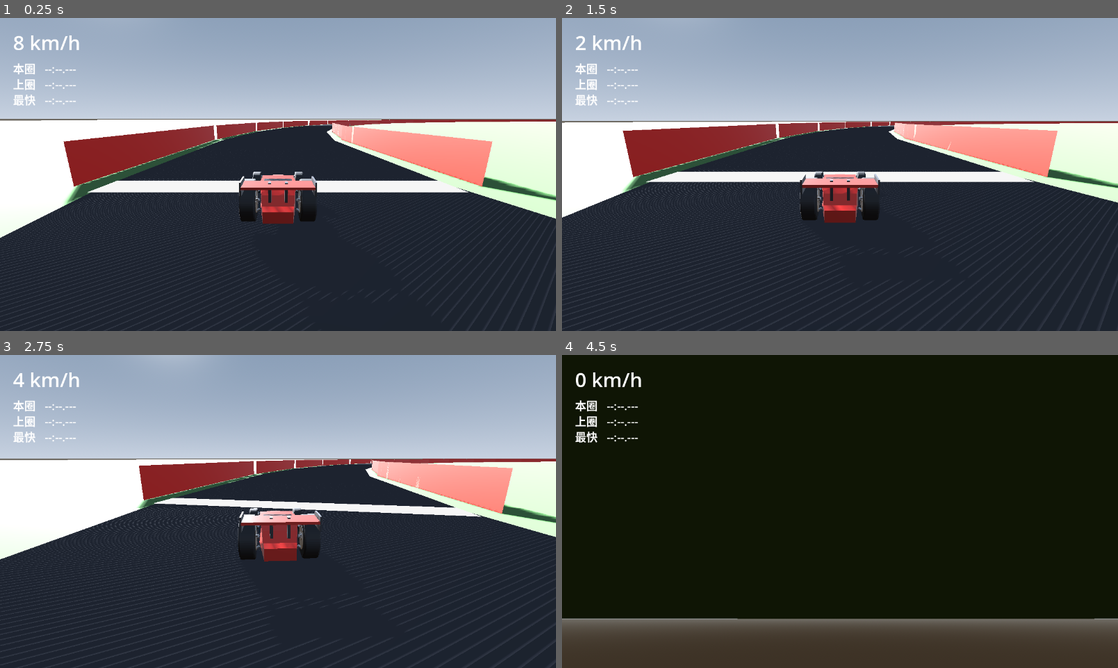
Above: before the commit, frames 1-4 (two rows, left to right).
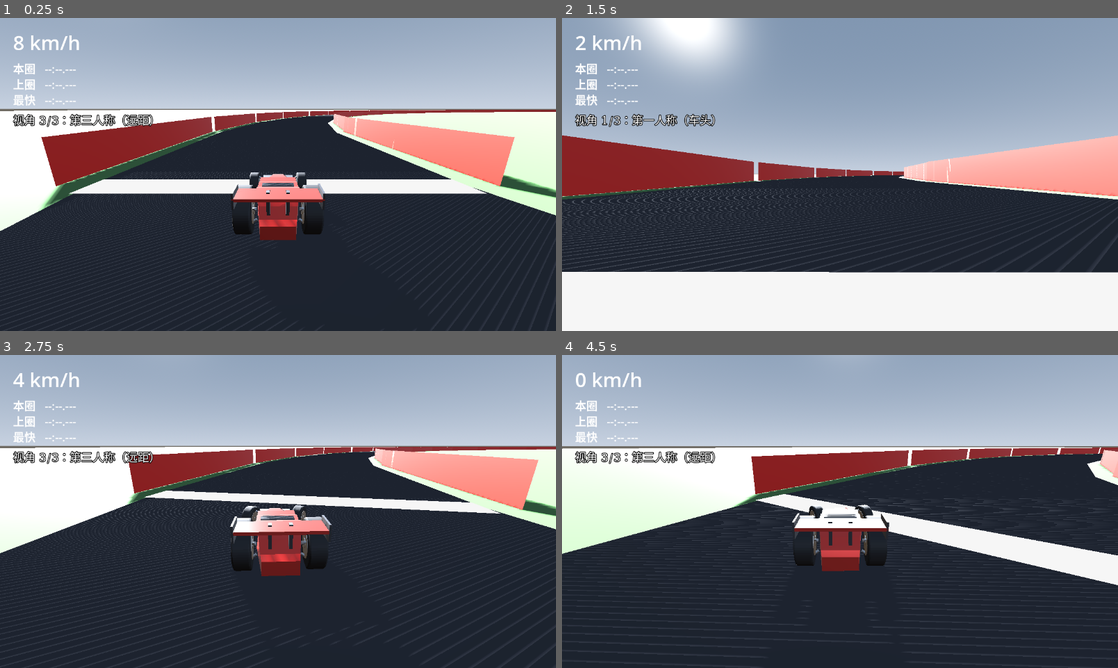
Above: after the commit, the same moments.

Repository: QieRong/godot-racer
Game: Godot game, scene res://scenes/main.tscn
The game is run twice, just before and just after one commit, with the same random seed, the same clock (stepped at 60 frames per second) and the same inputs.
Inputs (mouse positions are in pixels of both pictures, inside the frame that each line leads up to):
- Up to frame 1 (0.25 s): no input
- Up to frame 2 (1.5 s): move the mouse to (962, 158) at 0.52 s; hold D (steer_right) 0.53-1.28 s; hold V (camera_view, bound only after the commit) 0.53-1.28 s; move the mouse to (728, 190) at 1.27 s; hold S (brake_reverse) from 1.28 s (still down); right-click (728, 190) at 1.35 s
- Up to frame 3 (2.75 s): tap V (camera_view, bound only after the commit) at 1.55 s; move the mouse to (333, 442) at 2.02 s; release S (brake_reverse) at 2.03 s; hold D (steer_right) from 2.03 s (still down); hold V (camera_view, bound only after the commit) from 2.03 s (still down)
- Up to frame 4 (4.5 s): move the mouse to (812, 574) at 2.77 s; release D (steer_right) at 2.78 s; release V (camera_view, bound only after the commit) at 2.78 s; hold W (accelerate) 2.78-3.53 s; tap V (camera_view, bound only after the commit) at 2.85, 3.8, 4.35 s; move the mouse to (1006, 558) at 3.52 s; hold Right mouse button (camera_orbit) 3.53-4.28 s; hold A (steer_left) from 3.53 s (still down); tap R (reset) at 4.15 s; move the mouse to (673, 464) at 4.27 s

The runs differ from the first frame. In frame 1, 15% of the frame differs, in the area x 0-100%, y 28-100%; in frame 2, 58%; in frame 3, 15%; in frame 4, 99%, in the area x 0-100%, y 0-100%.

Commit message:
新增 V 键视角系统与车轮动画，并订正 README 过时描述
参考 KenneyNL/Starter-Kit-Racing 的做法（已克隆到工作区外的 _ref 供查阅）：
它的 effect_wheels() 同样是手动驱动车轮网格（wheel.rotation.x += acceleration），
证实了"VehicleWheel3D 只有物理没有视觉"这一点；相机部分它是简单的子节点跟随，
不如本项目现有的指数平滑，故只借车轮做法，不整包替换。

1) V 键循环切换视角（chase_camera.gd 重写）
   - 第一人称（车头）：刚性贴在本地 -Z 1.95 m 处。取 -1.95 而不是"车内"位置，
     是为了避开车身网格内壁——放进车里会看到车的面片。
     刚性跟随（不平滑），第一人称有拖影会晕；不做速度拉远。
   - 第二人称（近距）：车尾后方 2.8 m
   - 第三人称（远距）：车尾后方 5.2 m（原来是固定 6.0，起步时太远）
   切换时左上角显示 1.8 秒提示。提示条字体显式用 SystemFont：
   Godot 默认主题字体不含中文字形，直接用会显示成方框。
   project.godot 新增 camera_view 动作（V，physical_keycode=86）。

2) 车轮动画（vehicle.gd）
   VehicleWheel3D 只有物理、没有视觉，race_car.glb 里的 Tire_*/Rim_*/Hub_*
   是独立节点，必须手动驱动。
   关键点：模型是 90° 旋转过的，车体横向对应**模型 Z 轴**，所以自转轴取
   "模型 Z 轴在世界里的方向换算到网格本地坐标系"，直接按网格本地 X 转会变成
   车轮左右摇摆。自转角速度用"前进速度 / 轮半径"，比 get_rpm() 少一层符号不确定性。
   前轮叠加 steering 转向角。全部可关（spin_wheel_meshes）。

3) README 订正
   - 操作说明补上 V 键
   - 「脱困」一行已过时（上一提交改成了原地扶正），改为准确描述
   - 内容表新增「视角」一行

验证：godot --headless --path <工程> --quit 加载正常，无 SCRIPT ERROR，
输出 [车辆] 车轮视觉已绑定 4 个角 / [相机] 视角=第三人称（远距），
起跑位置与车轮数自检仍通过。

Diff:
--- a/godot-racer/project.godot
+++ b/godot-racer/project.godot
@@ -57,6 +57,11 @@
 "events": [Object(InputEventMouseButton,"resource_local_to_scene":false,"resource_name":"","device":-1,"window_id":0,"a …(253 unchanged characters)…
 ]
 }
+camera_view={
+"deadzone": 0.2,
+"events": [Object(InputEventKey,"resource_local_to_scene":false,"resource_name":"","device":-1,"window_id":0,"alt_pressed":false,"shift_pressed":false,"ctrl_pressed":false,"meta_pressed":false,"pressed":false,"keycode":0,"physical_keycode":86,"key_label":0,"unicode":0,"location":0,"echo":false,"script":null)
+]
+}
 
 [layer_names]
 
--- a/godot-racer/scripts/chase_camera.gd
+++ b/godot-racer/scripts/chase_camera.gd
@@ -1,25 +1,31 @@
 extends Camera3D
-## 第三人称平滑跟随摄像机
+## 跟随摄像机：第三人称 / 第二人称 / 第一人称，按 V 循环切换。
 ##
 ## 挂在场景根下的 Camera3D 上（不要挂在车身下面，否则车翻镜头也跟着翻），
 ## 在检查器里把 target 指向你的 VehicleBody3D。
+##
+## 车头在车体本地 **-Z**（见 README「已知的坑」第 7 条），
+## 所以"车尾后方"是 **+Z** 侧。
+
+enum ViewMode { FIRST_PERSON, SECOND, THIRD }
 
 @export var target: Node3D
-## 相对车身的偏移。**车头在车体本地 -Z 侧**，三条独立证据：
-##   1) race_car.tscn：WheelFront* 在 z=-1.05，WheelRear* 在 z=+1.05
-##   2) race_car.glb：Nose_Wing 在模型 x=-1.66，Wing_Main 在 x=+1.68
-##   3) CarModel 的 90° 旋转把模型 -X 映射到车体 -Z
-## 所以摄像机要放在 **+Z** 侧才是"跟在车尾后方"。
-## 注意：这里原先是 -6.0，注释还断言"车头朝 +Z"——那是反的，
-## 结果镜头被挂在车鼻子前面回头看车，表现就是"镜头朝向和车头不一致"。
-@export var offset := Vector3(0.0, 2.2, 6.0)
-## 注视点相对车身的偏移，抬高一点让车处于画面下方
-@export var look_at_offset := Vector3(0.0, 0.8, 0.0)
-## 位置跟随速度：越小越"拖"，越大越跟脚
+
+@export_group("视角预设（按 V 切换）")
+## 第一人称：贴在车头前方一点。车头在本地 -Z，前翼到 z≈-1.66，
+## 所以这里取 -1.95 —— 放在 -1.0 这种"车里"的位置会看到车身内壁的面片。
+@export var offset_first := Vector3(0.0, 0.78, -1.95)
+## 第二人称：贴着车尾的近距跟随（车尾在 +1.7 附近）
+@export var offset_second := Vector3(0.0, 1.55, 2.8)
+## 第三人称：远距跟随
+@export var offset_third := Vector3(0.0, 2.3, 5.2)
+
+@export_group("跟随手感")
+## 位置跟随速度：越小越"拖"，越大越跟脚（第一人称不用它，直接刚性跟随）
 @export var position_smooth := 6.0
 ## 注视点平滑速度
 @export var look_smooth := 10.0
-## 高速时镜头略微拉远，增强速度感
+## 高速时镜头略微拉远，增强速度感（第一人称不生效）
 @export var speed_pullback := 1.4
 
 @export_group("鼠标环视")
@@ -27,35 +33,95 @@
 @export var orbit_sensitivity := 0.006
 @export var pitch_min := -0.5
 @export var pitch_max := 0.9
-## 松开右键后镜头回正到车尾的速度（弧度/秒）。
-## 没有这个的话，环视后镜头会一直停在车侧面，开起来很别扭。
-## 2.5 太快（约 143°/秒，回正过猛像被甩），1.2 约 69°/秒比较自然。
+## 松开右键后镜头回正的速度（弧度/秒）。没有这个的话，环视后镜头会一直
+## 停在车侧面，开起来很别扭。
 @export var recenter_speed := 1.2
 
+@export_group("提示条")
+## 切换视角时在左上角显示 1.8 秒提示
+@export var toast_enabled := true
+@export var toast_seconds := 1.8
+
+var _mode: int = ViewMode.THIRD
 var _yaw := 0.0
 var _pitch := 0.0
 var _current := Vector3.ZERO
 var _look := Vector3.ZERO
+var _toast: Label = null
+var _toast_left := 0.0
 
 
 func _ready() -> void:
-	# 诊断日志：相机"看不到车"这类问题几乎都是 target 没解析到，
-	# 所以把解析结果直接打出来，别靠猜。
+	# 诊断日志：相机"看不到车"这类问题几乎都是 target 没解析到，所以直接打出来
 	print("[相机] _ready 执行，target=%s" % str(target))
 	if target == null:
 		printerr("[相机] target 未设置！在检查器里把 target 指向 VehicleBody3D 节点。相机将停在原地。")
 		set_process(false)
 		return
 	print("[相机] target 解析成功：%s  位置=%s" % [target.name, target.global_position])
-	# 开场就让镜头待在车后，避免从原点飞过去
-	_current = target.global_position + target.global_transform.basis * offset
+	_build_toast()
+	_snap_to_target()
+	_show_toast()
+
+
+## 每个视角的完整参数。rigid=true 表示刚性贴在车上（第一人称）。
+func _preset() -> Dictionary:
+	match _mode:
+		ViewMode.FIRST_PERSON:
+			return {
+				"label": "第一人称（车头）",
+				"offset": offset_first,
+				"look": offset_first + Vector3(0.0, -0.1, -14.0),
+				"smooth": 0.0,
+				"pull": 0.0,
+				"rigid": true,
+			}
+		ViewMode.SECOND:
+			return {
+				"label": "第二人称（近距）",
+				"offset": offset_second,
+				"look": Vector3(0.0, 0.9, -2.0),
+				"smooth": position_smooth * 2.0,
+				"pull": speed_pullback * 0.4,
+				"rigid": false,
+			}
+		_:
+			return {
+				"label": "第三人称（远距）",
+				"offset": offset_third,
+				"look": Vector3(0.0, 0.8, 0.0),
+				"smooth": position_smooth,
+				"pull": speed_pullback,
+				"rigid": false,
+			}
+
+
+## 立刻贴到目标位：开场和切视角时用，避免镜头从上一处飞过去
+func _snap_to_target() -> void:
+	if target == null:
+		return
+	var p := _preset()
+	var off: Vector3 = p["offset"]
+	var look_off: Vector3 = p["look"]
+	_current = target.global_position + target.global_transform.basis * off
 	global_position = _current
-	_look = target.global_position
-	print("[相机] 初始位置设为 %s" % global_position)
+	_look = target.global_position + target.global_transform.basis * look_off
+	if bool(p["rigid"]):
+		global_transform.basis = target.global_transform.basis
+	print("[相机] 视角=%s  初始位置=%s" % [p["label"], global_position])
 
 
 func _unhandled_input(event: InputEvent) -> void:
-	if not orbit_enabled or target == null:
+	if target == null:
+		return
+	if event.is_action_pressed("camera_view"):
+		_mode = (_mode + 1) % 3
+		_yaw = 0.0
+		_pitch = 0.0
+		_snap_to_target()
+		_show_toast()
+		return
+	if not orbit_enabled:
 		return
 	# 按住右键拖动可环视；左键留给 UI
 	if event is InputEventMouseMotion and Input.is_action_pressed("camera_orbit"):
@@ -66,6 +132,7 @@
 func _process(delta: float) -> void:
 	if target == null:
 		return
+	var p := _preset()
 
 	# 松开右键后，yaw/pitch 平滑回正到"车尾正后方"
 	if orbit_enabled and not Input.is_action_pressed("camera_orbit"):
@@ -73,20 +140,69 @@
 		_pitch = move_toward(_pitch, 0.0, recenter_speed * delta)
 
 	var basis_target := target.global_transform.basis
-	var speed := 0.0
-	if target is VehicleBody3D:
-		speed = target.linear_velocity.length()
-	var extra := Vector3(0.0, 0.0, speed / 40.0 * speed_pullback)
-
-	# 车身坐标系下的偏移 + 鼠标环视旋转
 	var orbit := Basis(Vector3.UP, _yaw) * Basis(Vector3.RIGHT, _pitch)
-	var desired := target.global_position + (basis_target * orbit) * (offset + extra)
-
-	# 用 1-exp(-k*dt) 做帧率无关的指数平滑
-	_current = _current.lerp(desired, 1.0 - exp(-position_smooth * delta))
-	global_position = _current
-
-	# 注视点同样平滑，否则镜头会跟着车身抖动一起抖
-	var look_target := target.global_position + basis_target * look_at_offset
-	_look = _look.lerp(look_target, 1.0 - exp(-look_smooth * delta))
-	look_at(_look, Vector3.UP)
+	var off: Vector3 = p["offset"]
+
+	if bool(p["rigid"]):
+		# 第一人称：刚性贴在车上，朝向直接跟车身（叠加鼠标环视），不做平滑。
+		# 平滑会让第一人称产生拖影，很容易晕。
+		_current = target.global_position + basis_target * off
+		global_position = _current
+		global_transform.basis = basis_target * orbit
+		_look = _current
+	else:
+		# 高速时镜头略微拉远，增强速度感
+		var speed := 0.0
+		if target is VehicleBody3D:
+			speed = target.linear_velocity.length()
+		var extra := Vector3(0.0, 0.0, speed / 40.0 * float(p["pull"]))
+		var desired: Vector3 = target.global_position + (basis_target * orbit) * (off + extra)
+
+		# 用 1-exp(-k*dt) 做帧率无关的指数平滑
+		_current = _current.lerp(desired, 1.0 - exp(-float(p["smooth"]) * delta))
+		global_position = _current
+
+		# 注视点同样平滑，否则镜头会跟着车身抖动一起抖
+		var look_off: Vector3 = p["look"]
+		var look_target: Vector3 = target.global_position + basis_target * look_off
+		_look = _look.lerp(look_target, 1.0 - exp(-look_smooth * delta))
+		look_at(_look, Vector3.UP)
+
+	if _toast_left > 0.0:
+		_toast_left -= delta
+		if _toast_left <= 0.0 and _toast != null:
+			_toast.visible = false
+
+
+## 运行时建一个提示条，不动 HUD 场景。
+## 字体显式指定系统字体：Godot 默认主题字体不含中文字形，直接用会显示成方框。
+func _build_toast() -> void:
+	if not toast_enabled:
+		return
+	var layer := CanvasLayer.new()
+	layer.name = "ViewToastLayer"
+	layer.layer = 128
+	add_child(layer)
+
+	var font := SystemFont.new()
+	font.font_names = PackedStringArray(["Microsoft YaHei UI", "Microsoft YaHei", "SimHei", "sans-serif"])
+
+	_toast = Label.new()
+	_toast.name = "ViewToast"
+	_toast.add_theme_font_override("font", font)
+	_toast.add_theme_font_size_override("font_size", 26)
+	_toast.add_theme_color_override("font_color", Color(1, 1, 1))
+	_toast.add_theme_color_override("font_outline_color", Color(0, 0, 0))
+	_toast.add_theme_constant_override("outline_size", 6)
+	_toast.position = Vector2(30.0, 214.0)      # 排在 HUD 四行文字下面
+	_toast.visible = false
+	layer.add_child(_toast)
+
+
+func _show_toast() -> void:
+	if _toast == null:
+		return
+	var p := _preset()
+	_toast.text = "视角 %d/3：%s" % [_mode + 1, p["label"]]
+	_toast.visible = true
+	_toast_left = toast_seconds
--- a/godot-racer/scripts/vehicle.gd
+++ b/godot-racer/scripts/vehicle.gd
@@ -1,5 +1,5 @@
 extends VehicleBody3D
-## 赛车控制器：W/S 油门倒车，A/D 转向，空格刹车，R 复位
+## 赛车控制器：W/S 油门倒车，A/D 转向，空格刹车，R 复位，V 切换视角
 ##
 ## 使用前提：
 ##   1. 本脚本挂在 VehicleBody3D 节点上（extends 已声明 VehicleBody3D）
@@ -46,7 +46,7 @@
 @export var gear_span := 1400.0
 
 @export_group("脱困")
-## 是否开启自动脱困（翻车/卡住几秒后自动复位到最近的检查点）
+## 是否开启自动脱困（翻车原地扶正 / 卡住后回到最近的检查点）
 @export var auto_recover := true
 ## 判定"卡住"的条件：水平速度低于此值（m/s）且持续时间超过 recover_delay
 @export var stuck_speed := 1.0
@@ -61,6 +61,13 @@
 ## 而轮距只有 ±0.68 m —— 侧倾力矩一超过轮距就翻车（实测：按住 A/D 几秒必翻）。
 ## 0.2 大致在轮轴线略上方，既压住侧倾，又不至于像"贴地"那样失真。
 @export var center_of_mass_height := 0.2
+
+@export_group("车轮动画")
+## 让模型里的车轮网格跟着物理轮转。
+##
+## VehicleWheel3D 只有物理、没有视觉 —— race_car.glb 里的
+## Tire_*/Rim_*/Hub_* 是独立节点，**必须手动驱动**，否则车在跑、轮子一动不动。
+@export var spin_wheel_meshes := true
 
 # ---------------------------------------------------------------- 内部状态
 var _steer := 0.0                 # 平滑后的转向角
@@ -82,6 +89,8 @@
 
 var _steer_wheels: Array[VehicleWheel3D] = []
 var _drive_wheels: Array[VehicleWheel3D] = []
+## 每个车轮角一份：物理轮 + 它的视觉网格 + 静止姿态 + 自转/转向轴
+var _wheel_visuals: Array = []
 
 @onready var _engine_sound: AudioStreamPlayer3D = $EngineSound
 
@@ -91,6 +100,9 @@
 	classify_wheels()
 	_measure_wheel_base()
 	_place_on_start_line()
+	# 车轮视觉要在 _place_on_start_line 之后绑定：那里会改车的朝向，
+	# 而自转轴是按"模型 Z 轴在世界里的方向"换算到车轮本地的。
+	_bind_wheel_visuals()
 	if _engine_sound and _engine_sound.stream:
 		_engine_sound.play()
 
@@ -139,7 +151,7 @@
 	var target: Vector3 = (line_center as Vector3) - fwd * back
 	global_position = Vector3(target.x, global_position.y, target.z)
 
-	# 车头朝向必须与赛道前进方向一致
+	# 车头朝向必须与赛道前进方向一致（车头在本地 -Z，所以要 +PI）
 	rotation.y = atan2(fwd.x, fwd.z) + PI
 
 	print("[车辆] 出生点已按白线计算：线中心 z=%.2f，线厚 %.2f，车长 %.2f"
@@ -198,16 +210,15 @@
 ## 按节点名把车轮分成转向轮 / 驱动轮，并顺手写好开关
 func classify_wheels() -> void:
 	for child in get_children():
-		if child is not VehicleWheel3D:
-			continue
-		var wheel: VehicleWheel3D = child
-		var n := wheel.name.to_lower()
-		if n.contains("front"):
-			wheel.use_as_steering = true
-			_steer_wheels.append(wheel)
-		if n.contains("rear"):
-			wheel.use_as_traction = true
-			_drive_wheels.append(wheel)
+		if child is VehicleWheel3D:
+			var wheel: VehicleWheel3D = child
+			var n := wheel.name.to_lower()
+			if n.contains("front"):
+				wheel.use_as_steering = true
+				_steer_wheels.append(wheel)
+			if n.contains("rear"):
+				wheel.use_as_traction = true
+				_drive_wheels.append(wheel)
 
 	# 名字里既没有 front 也没有 rear 时，退化为「前两个转向、后两个驱动」
 	if _steer_wheels.is_empty() or _drive_wheels.is_empty():
@@ -247,14 +258,104 @@
 		_wheel_base = 2.1
 
 
+## 按角名找对应的 VehicleWheel3D（WheelFrontLeft -> front_left）
+func _find_wheel(key: String) -> VehicleWheel3D:
+	var want := key.replace("_", "")
+	for child in get_children():
+		if child is VehicleWheel3D:
+			var n: String = child.name.to_lower().replace("wheel", "").replace("_", "")
+			if n == want:
+				return child
+	return null
+
+
+## 车轮视觉绑定：把四个角上的 Tire_/Rim_/Hub_ 网格和对应的物理轮关联起来。
+##
+## 关键点：模型是 90° 旋转过的 —— 车体横向对应**模型 Z 轴**、车体上方向对应模型 Y 轴。
+## 所以自转轴必须取"模型 Z 轴在世界里的方向，换算到该网格的本地坐标系"，
+## 直接按网格本地的 X 轴转会变成车轮左右摇摆（这是最容易写错的一步）。
+func _bind_wheel_visuals() -> void:
+	if not spin_wheel_meshes:
+		return
+	var model_node := get_node_or_null("CarModel")
+	if not (model_node is Node3D):
+		push_warning("没有 CarModel 节点，车轮动画跳过")
+		return
+	var model: Node3D = model_node
+
+	var corners := {
+		"front_left": ["Tire_Front_L", "Rim_Front_L", "Hub_Front_L"],
+		"front_right": ["Tire_Front_R", "Rim_Front_R", "Hub_Front_R"],
+		"rear_left": ["Tire_Rear_L", "Rim_Rear_L", "Hub_Rear_L"],
+		"rear_right": ["Tire_Rear_R", "Rim_Rear_R", "Hub_Rear_R"],
+	}
+	for key in corners.keys():
+		var wheel := _find_wheel(key)
+		if wheel == null:
+			continue
+		var meshes: Array[Node3D] = []
+		var rests: Array[Basis] = []
+		var spins: Array[Vector3] = []
+		var ups: Array[Vector3] = []
+		for nm in corners[key]:
+			var n := model.find_child(nm, true, false)
+			if not (n is Node3D):
+				continue
+			var node: Node3D = n
+			meshes.append(node)
+			rests.append(node.basis)
+			spins.append((node.global_transform.basis.inverse() * model.global_transform.basis.z).normalized())
+			ups.append((node.global_transform.basis.inverse() * model.global_transform.basis.y).normalized())
+		if meshes.is_empty():
+			continue
+		_wheel_visuals.append({
+			"wheel": wheel,
+			"meshes": meshes,
+			"rests": rests,
+			"spins": spins,
+			"ups": ups,
+			"angle": 0.0,
+		})
+	print("[车辆] 车轮视觉已绑定 %d 个角（自转轴 = 模型 Z 轴）" % _wheel_visuals.size())
+
+
+## 车轮视觉：自转 + 前轮转向。
+## 自转角速度直接取"前进速度 / 轮半径"，比用 get_rpm() 少一层符号不确定性。
+func _update_wheel_visuals(delta: float) -> void:
+	if _wheel_visuals.is_empty():
+		return
+	# 前进速度 = 速度在车头方向上的投影（车头在本地 -Z）
+	var forward_speed := linear_velocity.dot(-global_transform.basis.z)
+	for entry in _wheel_visuals:
+		var wheel: VehicleWheel3D = entry["wheel"]
+		if wheel == null or not is_instance_valid(wheel):
+			continue
+		var radius: float = maxf(wheel.wheel_radius, 0.05)
+		var angle: float = float(entry["angle"]) + forward_speed / radius * delta
+		entry["angle"] = angle
+		var steer: float = steering if wheel.use_as_steering else 0.0
+		var meshes: Array = entry["meshes"]
+		var rests: Array = entry["rests"]
+		var spins: Array = entry["spins"]
+		var ups: Array = entry["ups"]
+		for i in meshes.size():
+			var node: Node3D = meshes[i]
+			var rest: Basis = rests[i]
+			var up: Vector3 = ups[i]
+			var spin_axis: Vector3 = spins[i]
+			# 先绕本地"上"转转向角，再绕（转完之后的）本地自转轴转滚动角
+			node.basis = rest * Basis(up, steer) * Basis(spin_axis, angle)
+
+
 func _physics_process(delta: float) -> void:
 	_update_drive()
 	_update_steering(delta)
+	_update_wheel_visuals(delta)
 	_update_engine_sound(delta)
 	_check_recovery(delta)
 
 
-## 自动脱困：撞护栏卡住、翻车后自动复位。
+## 自动脱困：撞护栏卡住、翻车后自动扶正。
 ##
 ## 重要教训：最初我把"水平速度长期接近 0"当成卡住的唯一判据，
 ## 结果玩家停车不动、只想环视看看车时也会被判定为卡住并瞬移到检查点 ——
@@ -305,7 +406,7 @@
 	_driving = absf(throttle) > 0.05 and not _braking
 
 	# 方向说明（实测得出，与直觉相反但很重要）：
-	# 本车几何上车头在 X 负侧（前翼 x=-1.66 < 尾翼 x=+1.68）。
+	# 本车几何上车头在本地 -Z（前翼 z=-1.66 一侧）。
 	# 实测：施加**正** engine_force 会让车朝"车尾所指方向"移动，等于倒着开。
 	# 因此把车头对准行驶方向后，前进要用**负**力矩，倒车用正力矩。
 	# （这也是为什么 W 键会给负值 —— 看起来别扭，但是实测结果。）
Not shown, changed: README.md
